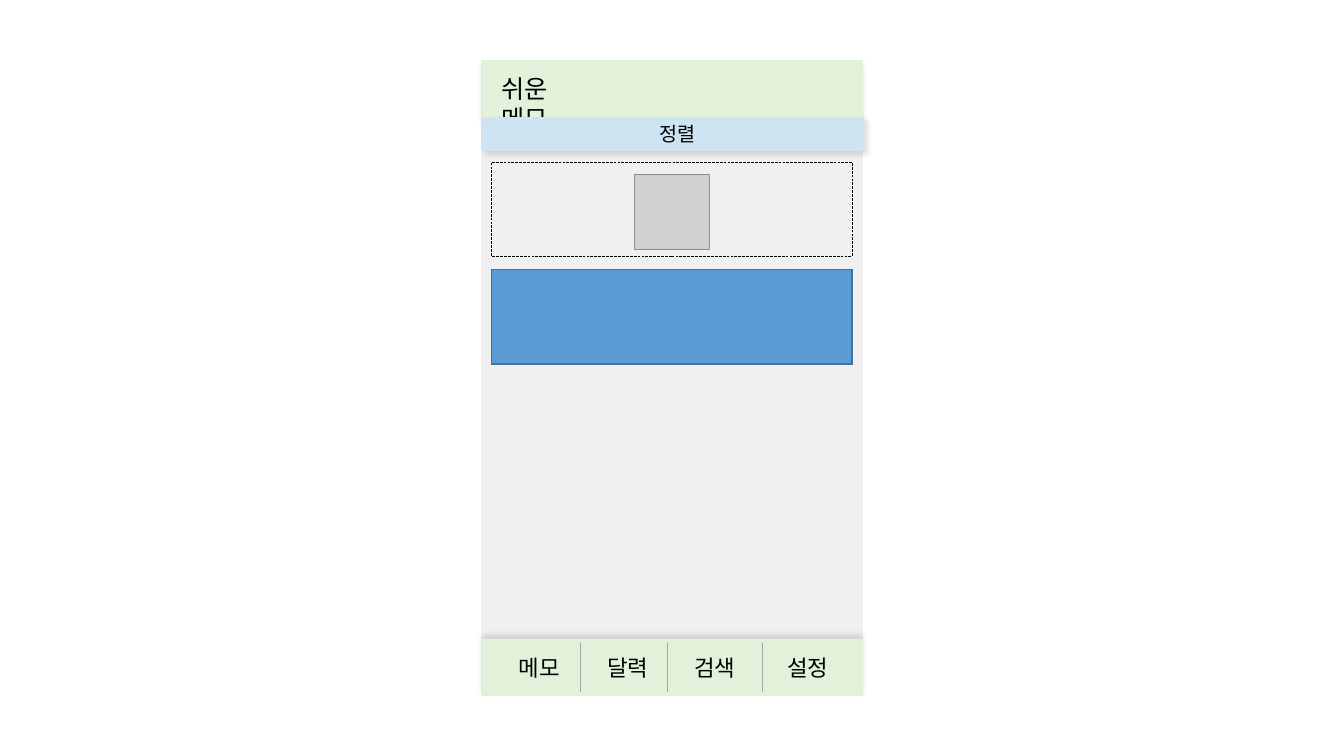
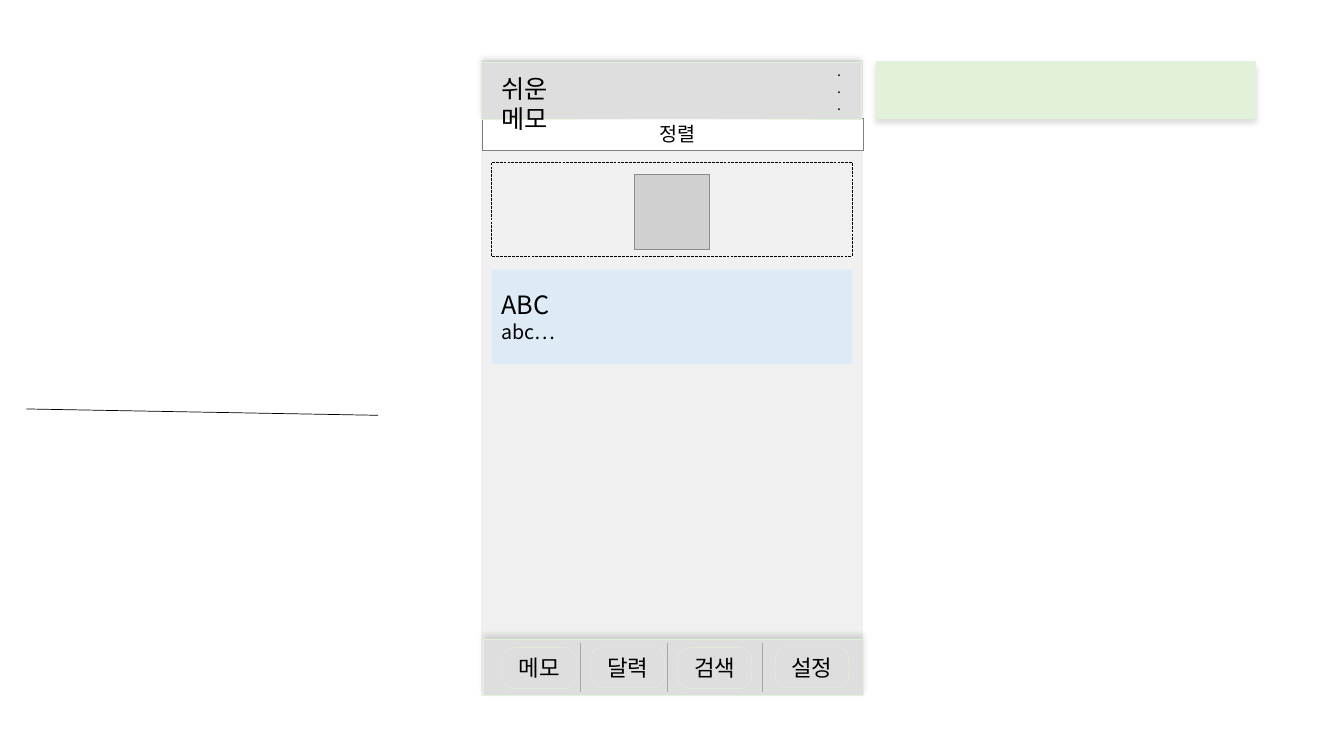
Before and after one commit to PARKJIN-HA/easymemoProject, a slide deck: slide 2 of 프레젠테이션1 (1).pptx. Drawn at 1344x756 pixels with LibreOffice and Linux fonts; fonts in the diff are those of the drawing; grey boxes stand for pictures. Boxes give left, top, right and bottom in pixels: in the first picture for what was removed or moved away, otherwise in the second. Text is boxed around its words. In the diff, an @@ line names an element or a change of style, - is before the commit and + after.

```diff
--- a/프레젠테이션1 (1).pptx
+++ b/프레젠테이션1 (1).pptx
@@ text added at <box>828,57,851,119</box>, 10 pt, text #000000 @@
+.
+.
+.
@@ rectangle added at <box>481,63,861,119</box>, fill #DEDEDE, outline #E2F2DA 0.25 pt @@
@@ rectangle: place and size @@
-rectangle at <box>482,60,862,117</box>
+rectangle at <box>876,62,1256,118</box>
@@ rectangle at <box>482,118,863,150</box>: fill #CEE4F2 to #FFFFFF; outline #CEE4F2 1 pt to #808080 0.25 pt; shadow off @@
@@ rectangle "ABC" at <box>492,269,853,364</box>: fill #5B9BD5 to #DEEBF7; outline #43739E 1 pt to none @@
@@ text in rectangle at <box>501,295,555,340</box>: text added @@
+ABC
+abc…
@@ line added from (26, 409) to (378, 415), #000000 0.5 pt @@
@@ rectangle at <box>483,639,863,696</box>: fill #E2F2DA to #DEDEDE @@
@@ fill #E2F2DA to none in 4 elements at <box>503,648,577,689</box>, <box>591,647,664,688</box>, <box>679,648,752,689</box>, <box>775,647,849,688</box> @@
@@ rounded rectangle "설정": place and size @@
-rounded rectangle "설정" at <box>771,648,845,689</box>
+rounded rectangle "설정" at <box>775,647,849,688</box>
```
Also in this commit, not shown: 6 other files.
